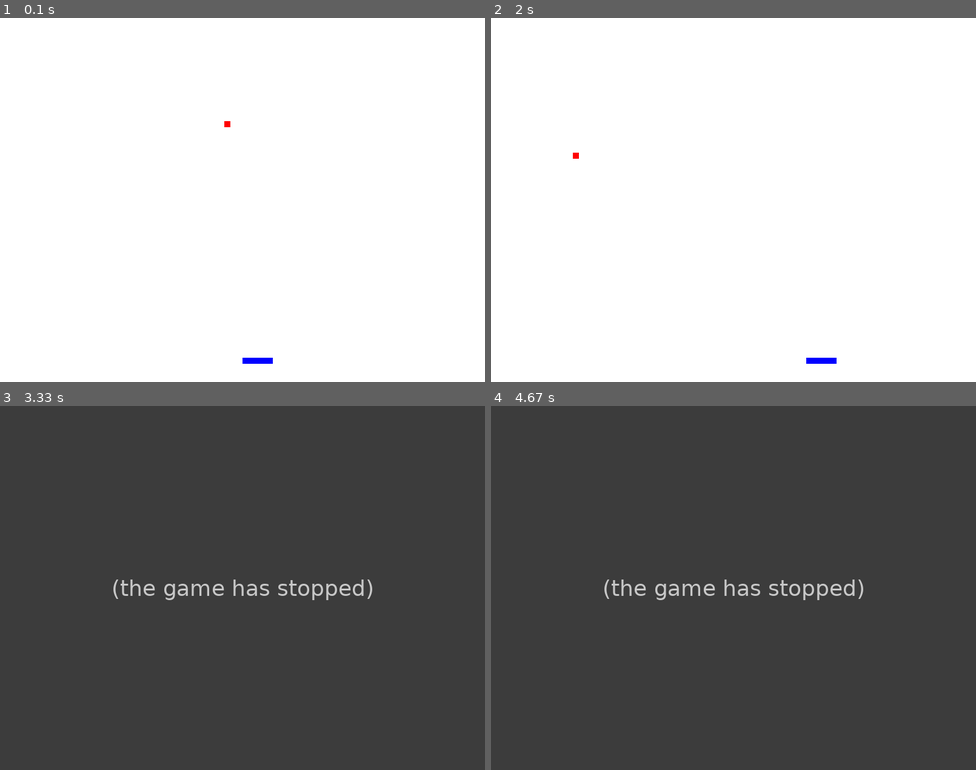
Above: before the commit, frames 1-4 (two rows, left to right).
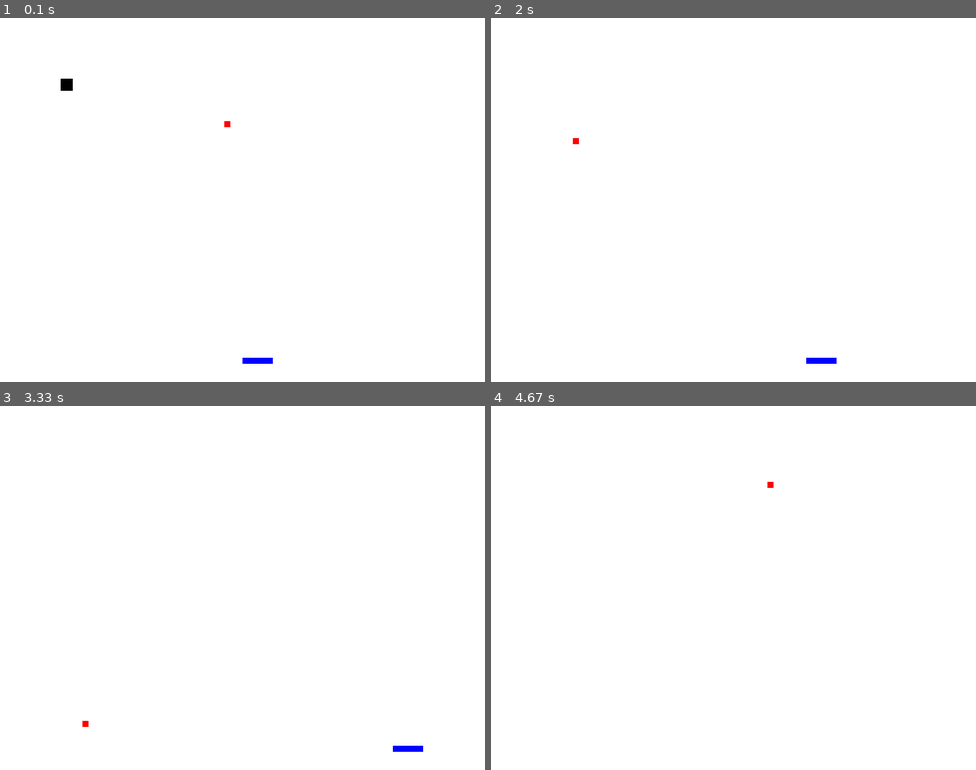
Above: after the commit, the same moments.

Repository: Pilou26021/CasseBriquePython
Game: pygame game, started from casse-brique.py
The game is run twice, just before and just after one commit, with the same random seed, the same clock (stepped at 60 frames per second) and the same inputs.
Inputs (mouse positions are in pixels of both pictures, inside the frame that each line leads up to):
- Up to frame 1 (0.1 s): no input
- Up to frame 2 (2 s): hold Right 0.33-0.8 s; move the mouse to (714, 214) at 0.37 s; hold Right 0.83-1.3 s; move the mouse to (888, 189) at 0.87 s; hold Left 1.33-1.87 s; move the mouse to (617, 203) at 1.37 s; hold Left from 1.9 s (still down); move the mouse to (583, 145) at 1.93 s
- Up to frame 3 (3.33 s): release Left at 2.3 s; hold Right 2.33-2.97 s; move the mouse to (92, 675) at 2.37 s
- Up to frame 4 (4.67 s): hold Right 3.5-3.97 s; move the mouse to (791, 620) at 3.53 s; hold Right 4-4.47 s; move the mouse to (607, 453) at 4.03 s; hold Left from 4.5 s (still down); move the mouse to (743, 464) at 4.53 s

The runs differ from the first frame. In frame 1, less than 0.1% of the frame differs, in the area x 12-15%, y 16-20%; in frame 2, less than 0.1%; in frame 3, 100%, in the area x 0-100%, y 0-100%; in frame 4, 100%.
Before the commit the program exited at 2.95 s; later frames show no game.

Commit message:
Master Ajout de la classe Brique. Problème avec les collisions de la balle dans la zone de la brique. Fonction Collision à revoir. Faire en sorte de pouvoir en poser plein à l'aide de la Classe Grille pour faire une vraie grille.

Diff:
--- a/casse-brique.py
+++ b/casse-brique.py
@@ -46,16 +46,37 @@
             Balle.dy=Balle.dy*-1
 
 
+class Brique:
+    def __init__(self,x=100,y=100,taille=20):
+        self.x=x
+        self.y=y
+        self.taille=taille
+        self.etat=True
+    def tracer(self):
+        tracerBrique(fenetre,self)
+    def collision(self,balle):
+        if balle.y+self.taille>=self.y and balle.x+self.taille>=self.x and balle.x<=self.x+self.taille:
+            balle.dy=balle.dy*-1
+            return True
+    def __del__(self):
+        self.etat=False
+        pass
+
 """
 class Grille:
+"""
 
-class Brique:
-"""
+
+
+
+
+
 
 fenetre = ouvrir_fenetre(largeur_fenetre, hauteur_fenetre)
 balle=Balle(largeur_fenetre//2,hauteur_fenetre//4)
 raquette=Raquette()
 deplacementx=0
+brique=Brique(100,100,20)
 while True:
     effacer(fenetre)
     balle.avancer()
@@ -63,6 +84,10 @@
     raquette.tracer()
     balle.rebond()
     raquette.collision(balle)
+    if brique.collision(balle) == True:
+        brique.__del__()
+    if brique.etat == True:
+        brique.tracer()
     if balle.horsjeux(raquette) == "perdu":
         print("perdu")
         pygame.quit()
